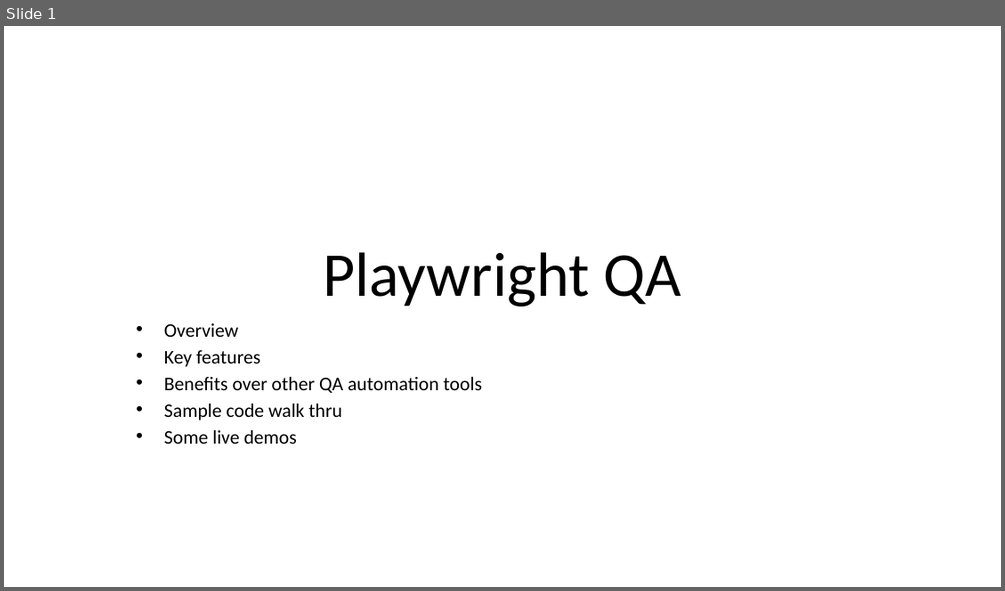
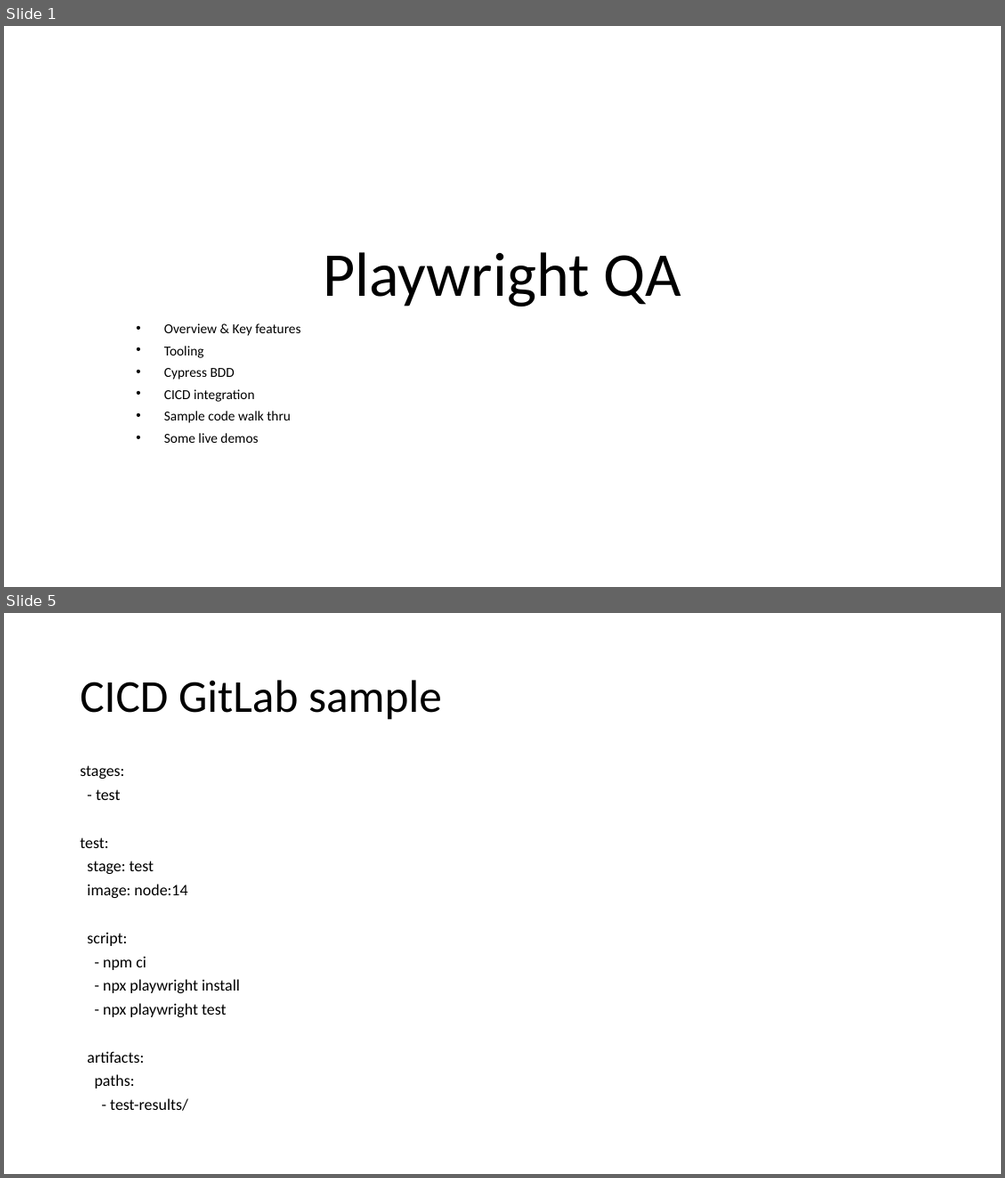
Before and after one commit to umesh-prabhu/demo1, a slide deck: playwr-ppt.pptx. Shown one above the other, each under a label of ours: slide 1 before the commit, slides 1 and 5 after it; the slides between them are not shown. The pictures are 1005x591 and 1005x1178 pixels, drawn with LibreOffice and Linux fonts; fonts in the diff are those of the drawing. Boxes give left, top, right and bottom in pixels: in the first picture for what was removed or moved away, otherwise in the second. Text is boxed around its words. In the diff, an @@ line names an element or a change of style, - is before the commit and + after.

```diff
--- a/playwr-ppt.pptx
+++ b/playwr-ppt.pptx
@@ slide 5 added at box(4, 613, 1001, 1174), background #FFFFFF @@
@@ title added at box(80, 680, 442, 720), 44 pt, text #000000 @@
+CICD GitLab sample
@@ text added at box(80, 765, 240, 1111), 15.4 pt, text #000000 @@
+stages:
+- test
+test:
+stage: test
+image: node:14
+script:
+- npm ci
+- npx playwright install
+- npx playwright test
+artifacts:
+paths:
+- test-results/
@@ slide 1 changed as well @@
@@ subtitle at box(164, 323, 300, 402): text changed; size 18.6 to 13.2 pt @@
-• Overview
-• Key features
-• Benefits over other QA automation tools
+• Overview & Key features
+• Tooling
+• Cypress BDD
+• CICD integration
@@ subtitle at box(164, 410, 291, 443): size 18.6 to 13.2 pt in "Sample code walk thru", "Some live demos" @@
```
Also in this commit, not shown: 4 other slides added, 1 other file.
